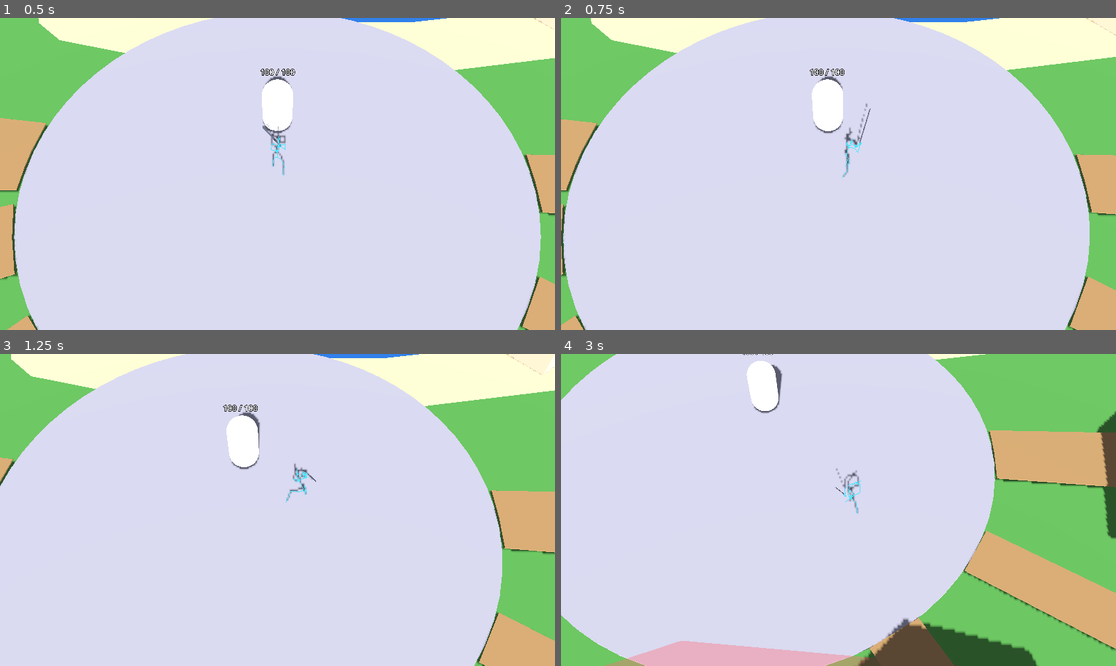
Above: before the commit, frames 1-4 (two rows, left to right).
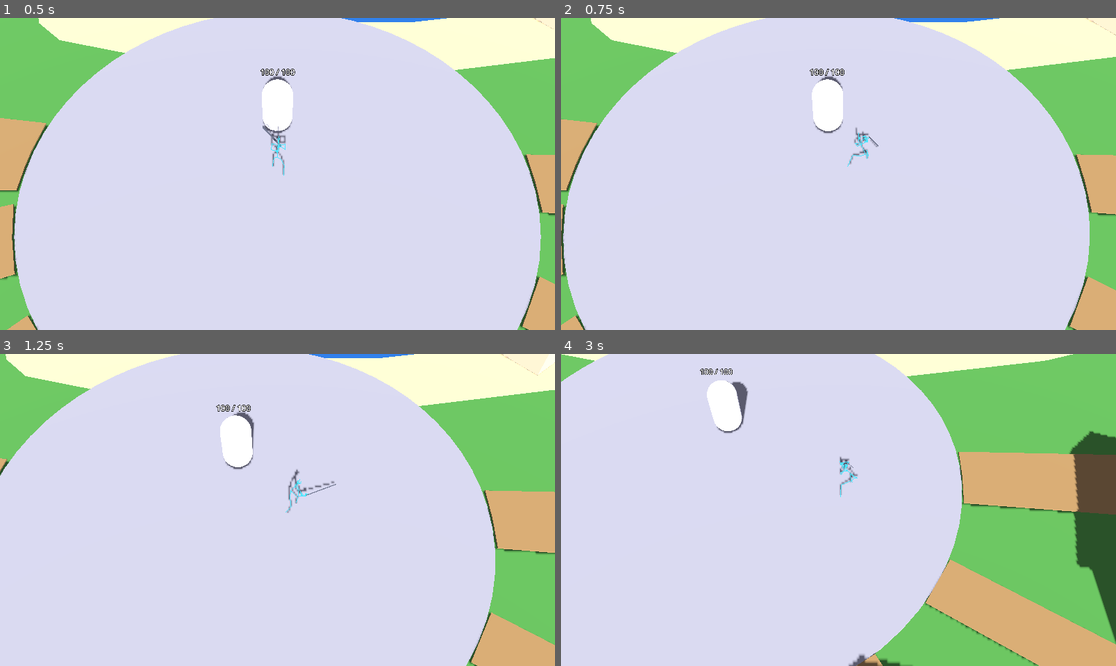
Above: after the commit, the same moments.

Repository: choiyoungun/emergency-process-local
Game: Godot game, scene res://scenes/main.tscn
The game is run twice, just before and just after one commit, with the same random seed, the same clock (stepped at 60 frames per second) and the same inputs.
Inputs (mouse positions are in pixels of both pictures, inside the frame that each line leads up to):
- Up to frame 1 (0.5 s): no input
- Up to frame 2 (0.75 s): tap Enter at 0.5 s; move the mouse to (960, 158) at 0.52 s; hold D (move_right) from 0.53 s (still down); tap J (attack) at 0.6 s; click (960, 158) at 0.67 s
- Up to frame 3 (1.25 s): keep holding D (move_right); tap Space at 0.77 s
- Up to frame 4 (3 s): move the mouse to (727, 525) at 1.27 s; release D (move_right) at 1.28 s; hold S (move_back) 1.28-2.03 s; tap J (attack) at 1.35, 2.1, 2.85 s; tap Space at 1.52 s; move the mouse to (894, 441) at 2.02 s; hold D (move_right) 2.03-2.78 s; move the mouse to (810, 572) at 2.77 s; hold W (move_forward) from 2.78 s (still down); click (810, 572) at 2.92 s

Frame 1 is identical in both runs. In frame 2, 0.3% of the frame differs, in the area x 50-58%, y 27-52%; in frame 3, 3.2%; in frame 4, 29%, in the area x 0-100%, y 0-100%.

Commit message:
Tune attack timing to ~0.5s cycle (skip wind-up, 2x speed)
Co-Authored-By: Claude Sonnet 5.5 <noreply@anthropic.com>
Claude-Session: https://claude.ai/code/session_01Y28x93mMT5p1qb299pzQHS

Diff:
--- a/scripts/knight.gd
+++ b/scripts/knight.gd
@@ -6,10 +6,12 @@
 const GRAVITY := 20.0
 
 const MODEL_SCALE := 0.1       # FBX 뼈대가 사람 크기의 약 10배 -> Model 노드 스케일과 동일해야 함
-const ATTACK_SPEED := 1.4      # 원본 1.82초는 느려서 배속 재생
+## 리니지 영상 기준 박자: 공격 주기 0.5초, 타격은 시작 후 약 0.15~0.23초.
+const ATTACK_SPEED := 2.0      # 원본 1.82초는 느려서 배속 재생
+const ATTACK_START := 0.6      # 애니메이션 앞부분(준비 동작)을 건너뛰고 이 시점부터 재생 (초)
 const HIT_START := 0.88        # 타격 판정 구간 (애니메이션 시간 기준, 초)
 const HIT_END := 1.06
-const CANCEL_AT := 1.3         # 이 시점부터 다음 행동 가능 (후딜 취소)
+const CANCEL_AT := 1.6         # 이 시점부터 다음 행동 가능 (후딜 취소) -> 주기 (1.6-0.6)/2.0 = 0.5초
 const ATTACK_RANGE := 1.6      # m, 클릭한 적에게 이 거리까지 다가가서 공격
 const ARRIVE_DIST := 0.15      # m, 클릭 이동 도착 판정
 const SWORD_LENGTH := 1.2      # m
@@ -165,6 +167,7 @@
 	anim.speed_scale = ATTACK_SPEED
 	anim.stop()
 	anim.play(attack_anim)
+	anim.seek(ATTACK_START, true)
 
 
 ## 대기 자세 = 공격 애니메이션 첫 프레임(준비 자세)에서 정지
Not shown, changed: README.md
